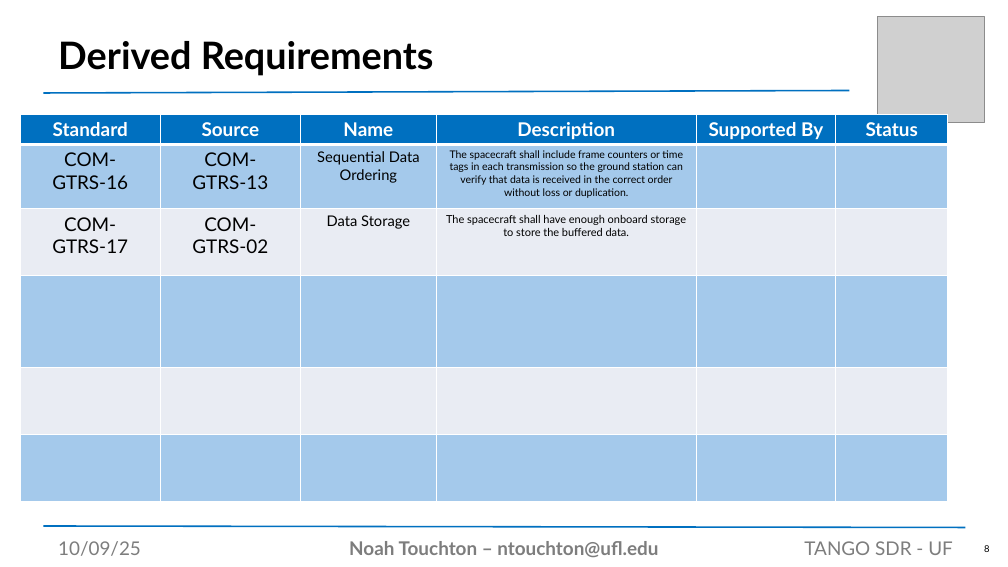
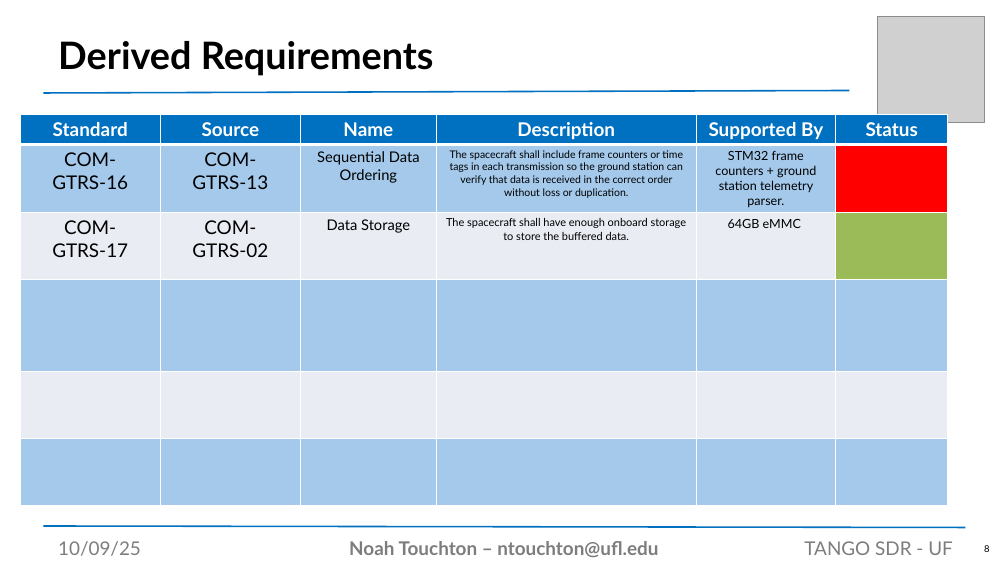
Before and after one commit to noahtouchton/School, a slide deck: slide 8 of Fall 2025/Aero Design 1/PowerPoint/SDR Presentation Template.pptx. Drawn at 1008x567 pixels with LibreOffice and Linux fonts; fonts in the diff are those of the drawing; grey boxes stand for pictures. Boxes give left, top, right and bottom in pixels: in the first picture for what was removed or moved away, otherwise in the second. Text is boxed around its words. In the diff, an @@ line names an element or a change of style, - is before the commit and + after.

```diff
--- a/Fall 2025/Aero Design 1/PowerPoint/SDR Presentation Template.pptx
+++ b/Fall 2025/Aero Design 1/PowerPoint/SDR Presentation Template.pptx
@@ table at bbox=[20, 114, 948, 502] @@
-row 2, column 5: 
+row 2, column 5: STM32 frame counters + ground station telemetry parser.
-row 3, column 5: 
+row 3, column 5: 64GB eMMC
@@ fill #A4C9EB to #FF0000 in row 2, column 6 @@
@@ fill #E9EDF4 to #9BBB59 in row 3, column 6 @@
```
Also in this commit, not shown: 5 other slides changed, 19 slides added, 2 slides removed, 5 other files.
